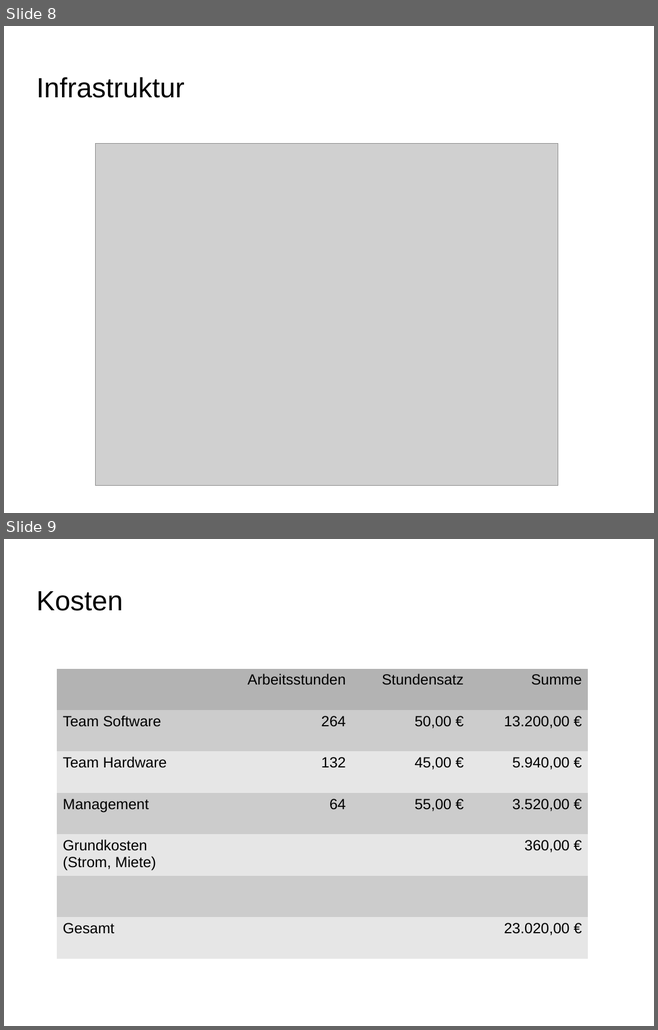
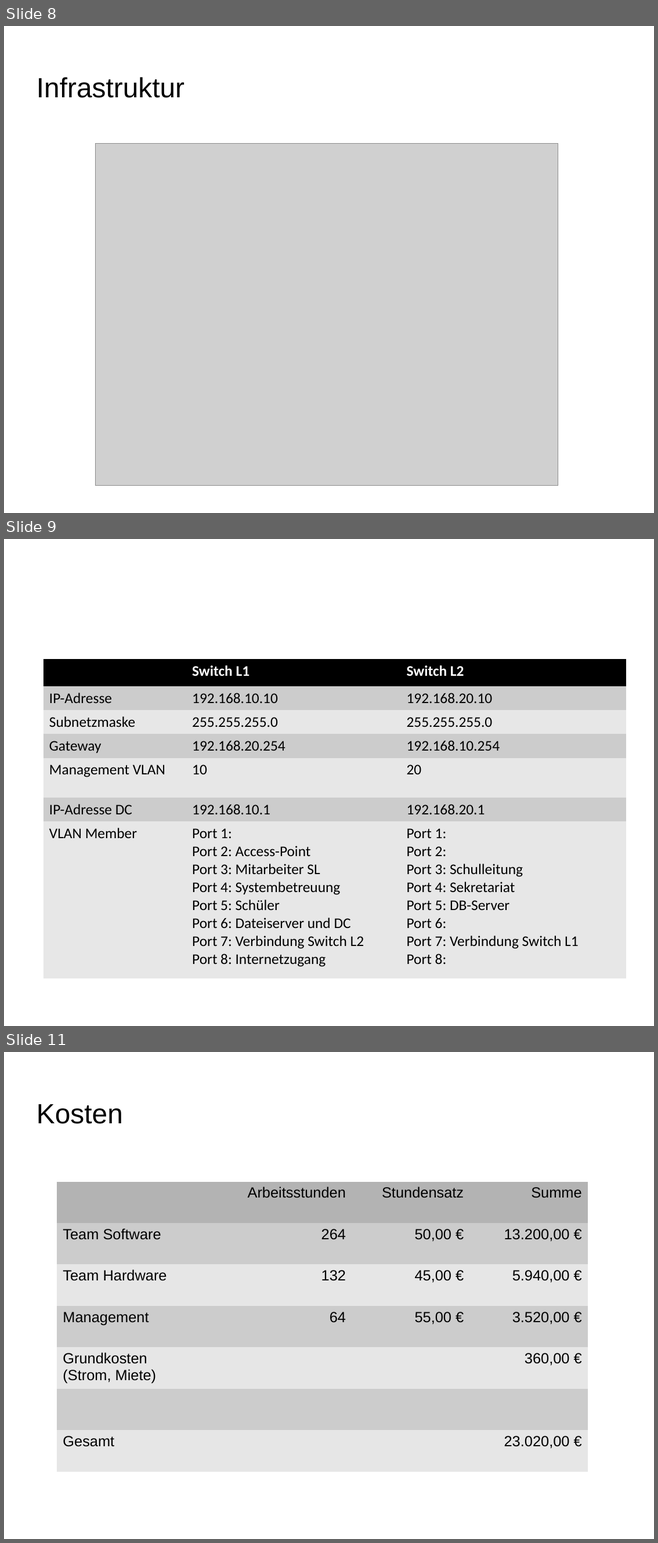
Before and after one commit to Projekt-IFA11D/components, a slide deck: organisation/presentation/finale_praesentation.odp. Shown one above the other, each under a label of ours: slides 8 and 9 before the commit, slides 8, 9 and 11 after it; the slides between them are not shown. The pictures are 658x1030 and 658x1543 pixels, drawn with LibreOffice and Linux fonts; fonts in the diff are those of the drawing; grey boxes stand for pictures; background and template pictures are left out. Boxes give left, top, right and bottom in pixels: in the first picture for what was removed or moved away, otherwise in the second. Text is boxed around its words. In the diff, an @@ line names an element or a change of style, - is before the commit and + after.

Commit message:
Presentation Update

```diff
--- a/organisation/presentation/finale_praesentation.odp
+++ b/organisation/presentation/finale_praesentation.odp
@@ slide 9 added at (4,539,654,1026), background picture (left out) @@
@@ table added at (43,659,626,979), 7 rows, 3 columns @@
+ | Switch L1 | Switch L2
+IP-Adresse | 192.168.10.10 | 192.168.20.10
+Subnetzmaske | 255.255.255.0 | 255.255.255.0
+Gateway | 192.168.20.254 | 192.168.10.254
+Management VLAN | 10 | 20
+IP-Adresse DC | 192.168.10.1 | 192.168.20.1
+VLAN Member | Port 1: / Port 2: Access-Point / Port 3: Mitarbeiter SL / Port 4: Systembetreuung / Port 5: Schüler / Port 6: Dateiserver und DC / Port 7: Verbindung Switch L2 / Port 8: Internetzugang | Port 1: / Port 2: / Port 3: Schulleitung / Port 4: Sekretariat / Port 5: DB-Server / Port 6: / Port 7: Verbindung Switch L1 / Port 8:
@@ what was slide 9 is now slide 11 @@
```
Also in this commit, not shown: 1 other slide added.
